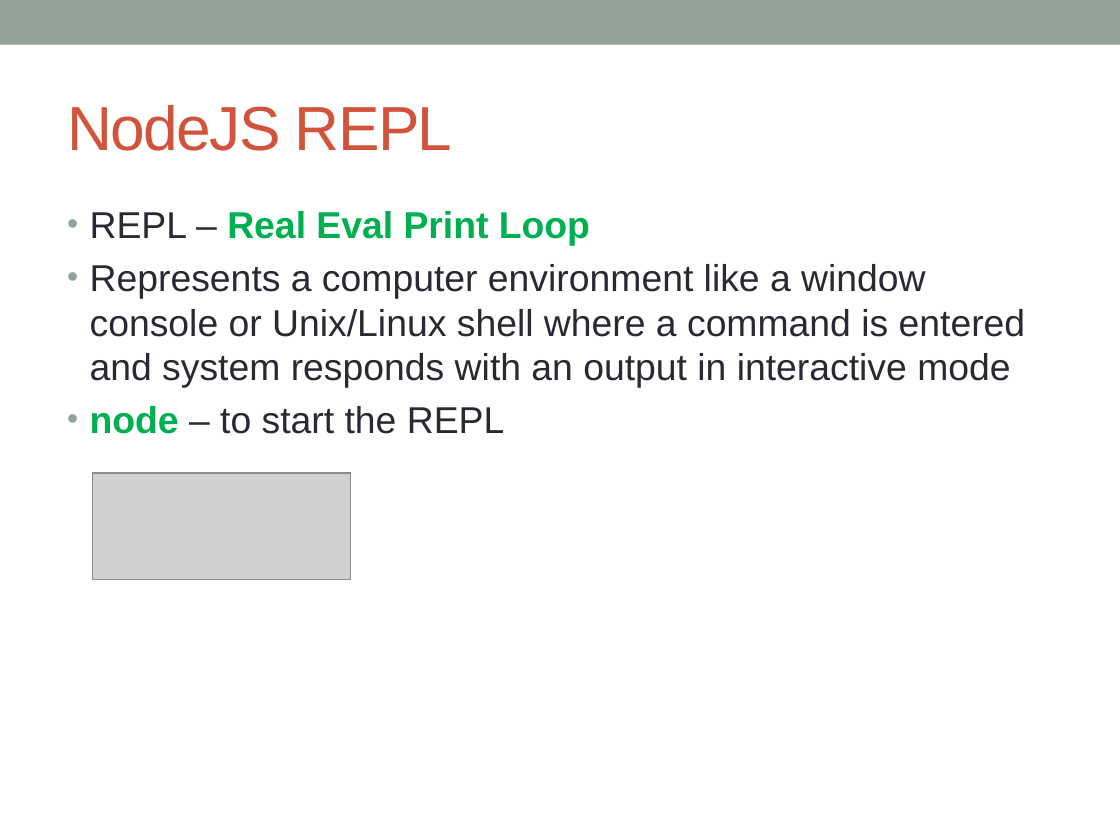
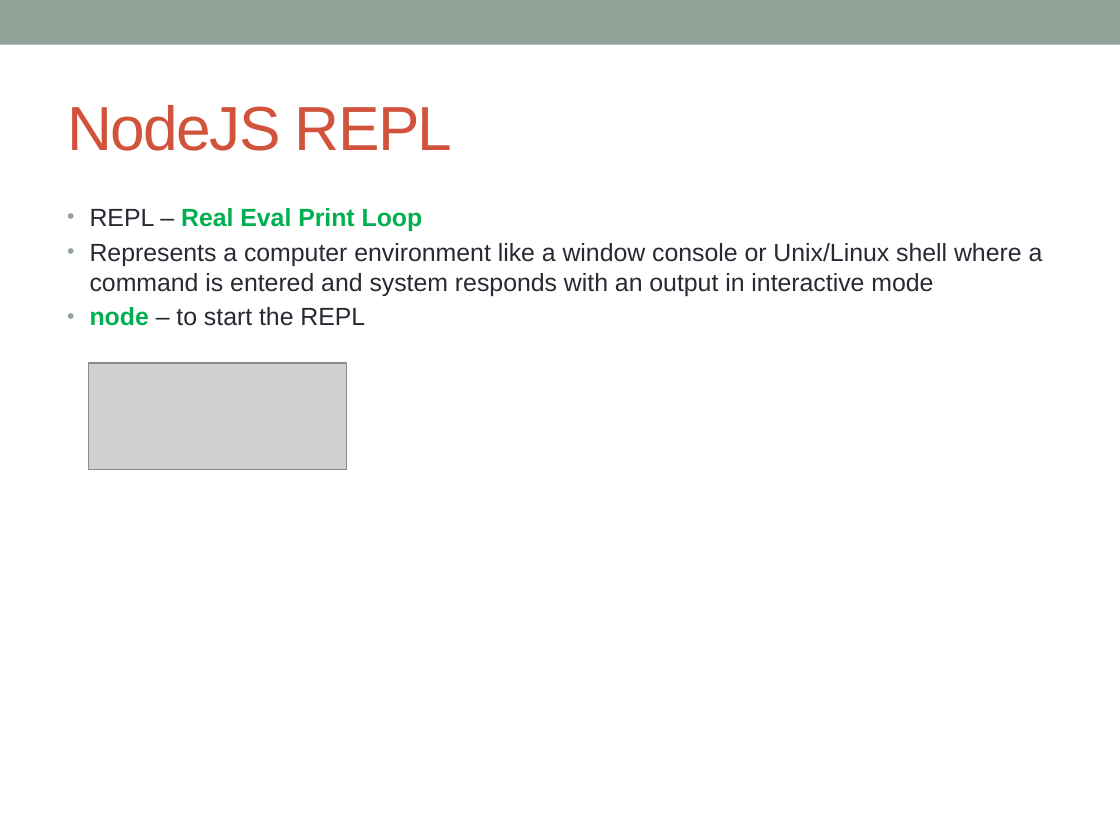
Before and after one commit to notionquest/ProjectDocumentation, a slide deck: slide 12 of NodeJS.pptx (slide 11 before the commit). Drawn at 1120x840 pixels with LibreOffice and Linux fonts; fonts in the diff are those of the drawing; grey boxes stand for pictures. Boxes give left, top, right and bottom in pixels: in the first picture for what was removed or moved away, otherwise in the second. Text is boxed around its words. In the diff, an @@ line names an element or a change of style, - is before the commit and + after.

Commit message:
NodeJS updated with grunt, gulp, ansibale and browserify

```diff
--- a/NodeJS.pptx
+++ b/NodeJS.pptx
@@ text "REPL – Real Eval Print ..." at [90, 208, 1043, 326]: size 24 to 16 pt; less space between paragraphs @@
@@ picture: place and size @@
-picture at [93, 473, 351, 579]
+picture at [88, 363, 346, 469]
```
Also in this commit, not shown: 11 other slides changed, 8 slides added.
